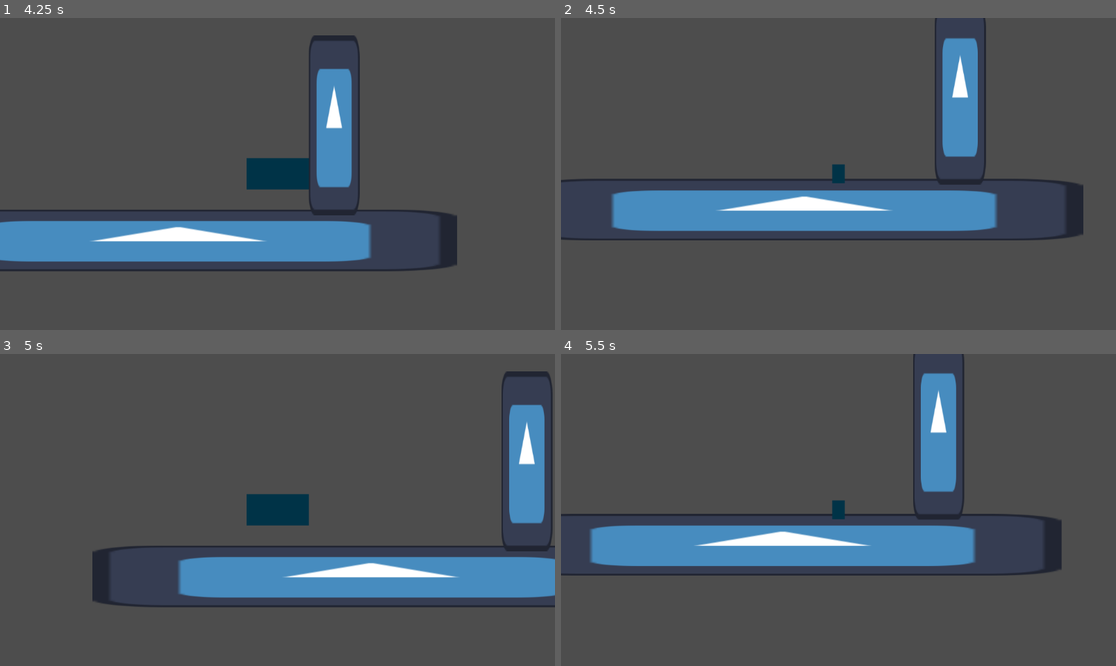
Above: before the commit, frames 1-4 (two rows, left to right).
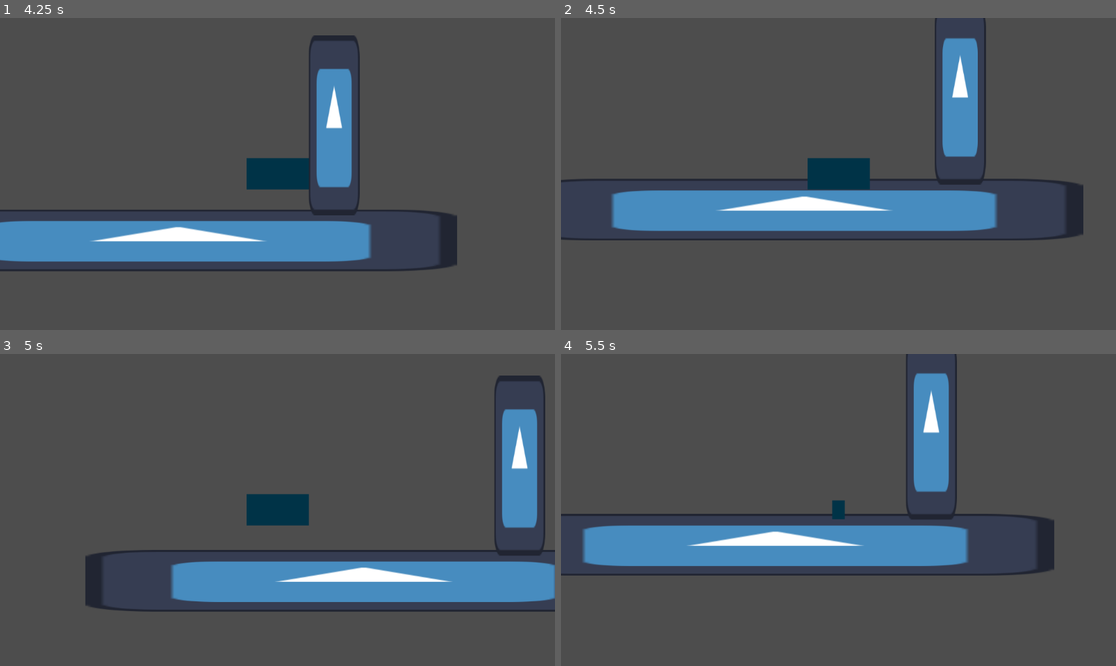
Above: after the commit, the same moments.

Repository: eagle3050/Jeff_the_land_shark_game
Game: Godot game, scene res://main.tscn
The game is run twice, just before and just after one commit, with the same random seed, the same clock (stepped at 60 frames per second) and the same inputs. The engine's default icon, where the game draws it, is replaced by a stand-in: a white triangle on a blue panel in a dark square.
Inputs:
- Up to frame 1 (4.25 s): hold D (right) 0.53-2.03 s; tap Shift (shark_mode) every 0.75 s from 0.6 to 3.6 s; tap Space (jump) at 0.77, 1.52, 3.02, 3.77 s; hold A (left) 2.03-2.78 s; hold D (right) from 2.78 s (still down)
- Up to frame 2 (4.5 s): release D (right) at 4.28 s; hold A (left) from 4.28 s (still down); tap Shift (shark_mode) at 4.35 s
- Up to frame 3 (5 s): keep holding A (left); tap Space (jump) at 4.52 s
- Up to frame 4 (5.5 s): release A (left) at 5.03 s; hold D (right) from 5.03 s (still down); tap Shift (shark_mode) at 5.1 s

Frame 1 is identical in both runs. In frame 2, 1.0% of the frame differs, in the area x 44-56%, y 44-56%; in frame 3, 8.1%, in the area x 15-100%, y 5-83%; in frame 4, 3.0%.

Commit message:
Fixed wall swim with ChatGPT help
Falling when in shark mode now equals back to normal mode

Diff:
--- a/jeff.gd
+++ b/jeff.gd
@@ -41,10 +41,12 @@
 		on_wall = false
 	elif not is_on_wall() and in_shark_mode:
 		on_wall = false
-	#if not is_on_wall() and not is_on_ceiling() and not is_on_floor() and in_shark_mode:
-		#print("AHH")
-		#await get_tree().create_timer(1).timeout
-		#exit_shark_mode()
+	if not is_on_wall() and not is_on_floor() and not is_on_ceiling() and in_shark_mode:
+		if not $FallTimer.is_stopped():
+			return
+		print("AHH")
+		$FallTimer.start()
+
 
 func jump():
 	if is_on_floor():
@@ -72,6 +74,12 @@
 
 
 func _on_shark_mode_dur_timeout() -> void:
-	print("extied")
-	exit_shark_mode()
-	$SharkModeDur.stop()
+	if in_shark_mode:
+		print("extied")
+		exit_shark_mode()
+		$SharkModeDur.stop()
+
+
+func _on_fall_timer_timeout() -> void:
+	if not is_on_wall() and not is_on_floor() and not is_on_ceiling() and in_shark_mode:
+		exit_shark_mode()
--- a/jeff.tscn
+++ b/jeff.tscn
@@ -31,4 +31,8 @@
 
 [node name="Camera2D" type="Camera2D" parent="."]
 
+[node name="FallTimer" type="Timer" parent="."]
+wait_time = 0.55
+
 [connection signal="timeout" from="SharkModeDur" to="." method="_on_shark_mode_dur_timeout"]
+[connection signal="timeout" from="FallTimer" to="." method="_on_fall_timer_timeout"]
